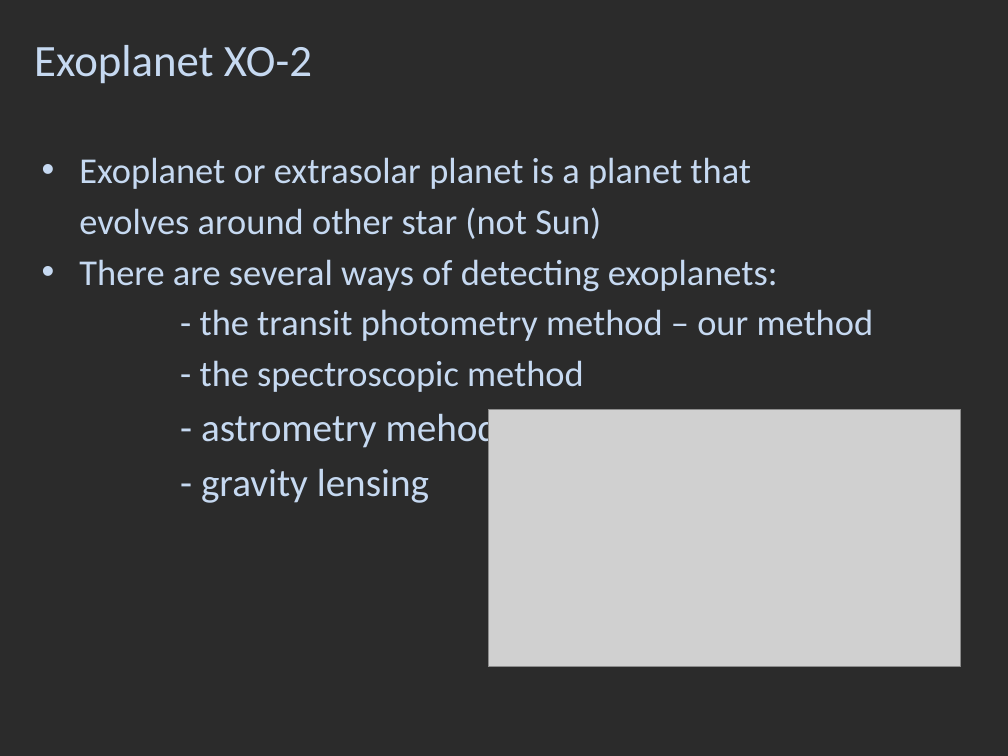
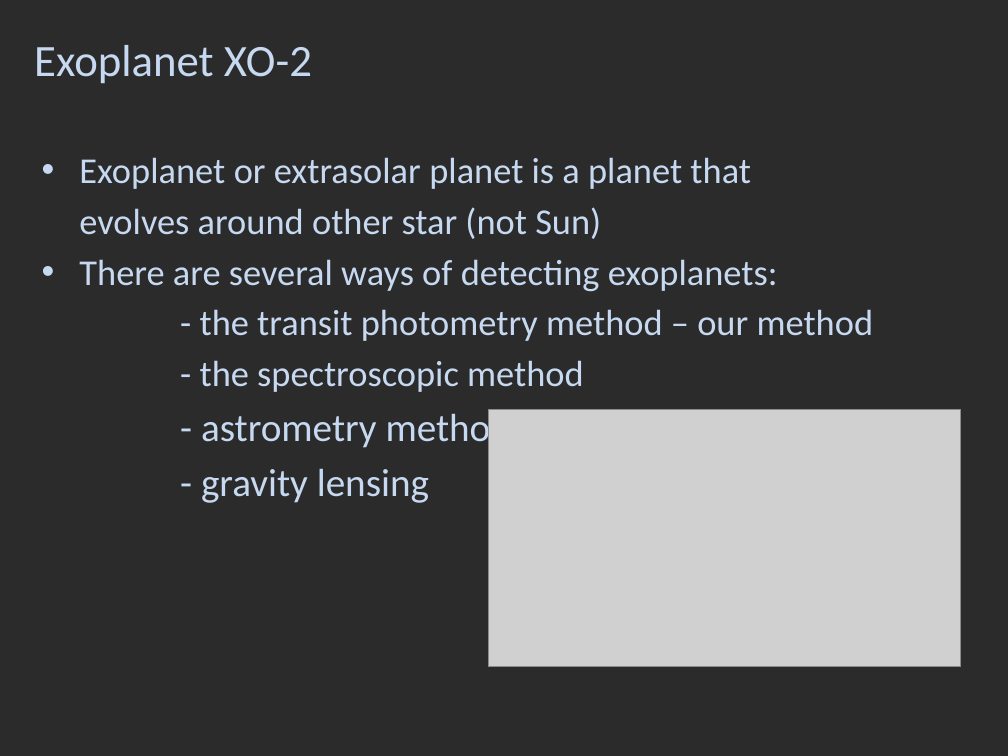
Before and after one commit to DinoBektesevic/vsa2009, a slide deck: slide 16 of The Photometry group.pptx. Drawn at 1008x756 pixels with LibreOffice and Linux fonts; fonts in the diff are those of the drawing; grey boxes stand for pictures; background and template pictures are left out; a plain dark background stands for a picture behind light text. Boxes give left, top, right and bottom in pixels: in the first picture for what was removed or moved away, otherwise in the second. Text is boxed around its words. In the diff, an @@ line names an element or a change of style, - is before the commit and + after.

```diff
--- a/The Photometry group.pptx
+++ b/The Photometry group.pptx
@@ text at <box>201,409,511,451</box>: text changed @@
-- astrometry mehod
+- astrometry method
```
Also in this commit, not shown: 10 other slides changed.
